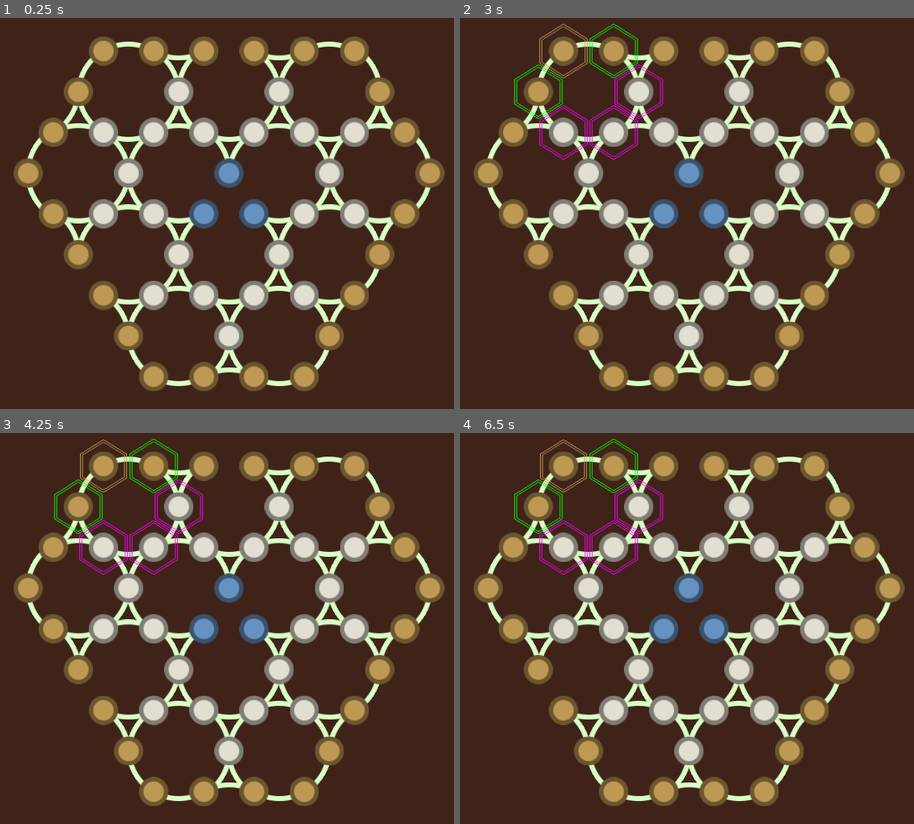
Above: before the commit, frames 1-4 (two rows, left to right).
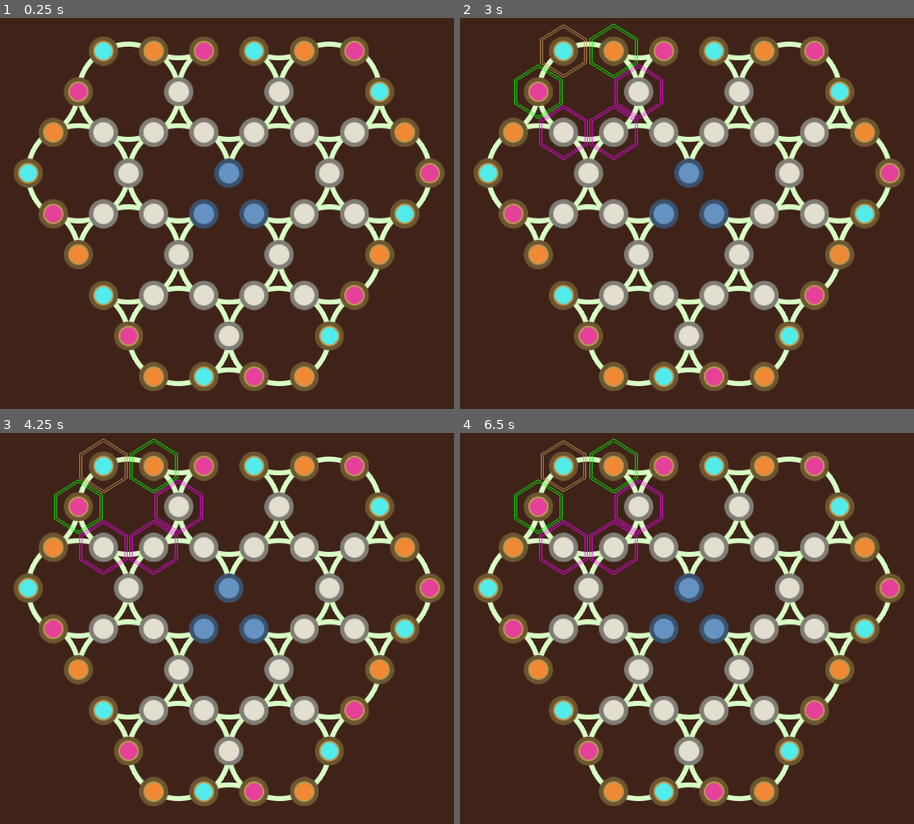
Above: after the commit, the same moments.

Repository: jbbranch9/MANOK
Game: Godot game, scene res://game.tscn
Two runs of this game, one before a commit and one after it. Both use one fixed random seed, a clock stepped at 60 frames per second and the inputs below.
Inputs (mouse positions are in pixels of both pictures, inside the frame that each line leads up to):
- Up to frame 1 (0.25 s): no input
- Up to frame 2 (3 s): tap Enter at 0.5, 2.75 s; move the mouse to (564, 49) at 0.52 s; click (564, 49) at 0.6 s; move the mouse to (614, 49) at 1.27 s; tap Tab (toggle_coordinate_visibility) at 1.35, 2.85 s; click (614, 49) at 1.42 s; tap Space at 2 s; move the mouse to (664, 49) at 2.02 s; click (664, 49) at 2.1 s; move the mouse to (714, 49) at 2.77 s; click (714, 49) at 2.92 s
- Up to frame 3 (4.25 s): tap Space at 3.5 s; move the mouse to (304, 464) at 3.52 s; click (304, 464) at 3.6 s
- Up to frame 4 (6.5 s): move the mouse to (814, 464) at 4.27 s; tap Tab (toggle_coordinate_visibility) at 4.35, 5.85 s; click (814, 464) at 4.42 s; tap Enter at 5 s; move the mouse to (537, 507) at 5.02 s; click (537, 507) at 5.1 s; tap Space at 5.75 s; move the mouse to (637, 507) at 5.77 s; click (637, 507) at 5.92 s

The runs differ from the first frame. In frame 1, 3.2% of the frame differs, in the area x 4-97%, y 6-94%; in frame 2, 3.5%, in the area x 4-97%, y 1-94%; in frame 3, 3.5%; in frame 4, 3.5%.

Commit message:
match_color_to_player func
added func at game instance level that matches a color to its player for that game's settings. This replaced a hard coded color match at the tile level, which was only able to compare to the default colors

Diff:
--- a/cursor.gd
+++ b/cursor.gd
@@ -13,4 +13,3 @@
 
 func _process(delta):
 	position = get_viewport().get_mouse_position()
-	print(mode)
--- a/game.gd
+++ b/game.gd
@@ -12,6 +12,7 @@
 	setup_pieces(3) #set up a 3-player game
 
 	$board.game = self
+	$board.pass_game_reference_to_tiles()
 
 
 func match_color_to_player(color:Color):
@@ -53,6 +54,7 @@
 
 
 func tile_clicked(tile):
+	print(tile.has())
 	if $cursor.mode == "select":
 		if selection == null:
 			select(tile)
--- a/tile.gd
+++ b/tile.gd
@@ -43,23 +43,22 @@
 	var has_pawn = pawn.visible == true
 	var has_carrier = carrier.visible == true
 
-	#get owner from color
-	var owners = {
-		Globals.PALETTE['player_colors']['A']: 'P1',
-		Globals.PALETTE['player_colors']['B']: 'P2',
-		Globals.PALETTE['player_colors']['C']: 'P3',
-	}
 
 	var pawn_owner
 	if has_pawn:
-	 pawn_owner = owners[pawn.modulate]
-	else:
-		pawn_owner = null
+		pawn_owner = game.match_color_to_player(pawn.modulate)
+
+	var carrier_owner
+	if has_carrier:
+		carrier_owner = game.match_color_to_player(carrier.modulate)
+
+
 
 	var output = {
 		'pawn': has_pawn,
 		'carrier': has_carrier,
 		'pawn_owner': pawn_owner,
+		'carrier_owner': carrier_owner,
 	}
 
 	return output
--- a/tile.tscn
+++ b/tile.tscn
@@ -45,13 +45,25 @@
 [node name="flare" type="AnimatedSprite" parent="flare"]
 frames = SubResource( 5 )
 animation = "flare"
+frame = 1
 playing = true
 
 [node name="flare2" type="AnimatedSprite" parent="flare"]
 scale = Vector2( 1.1, 1.1 )
 frames = SubResource( 5 )
 animation = "flare"
+frame = 1
 playing = true
+
+[node name="Sprite" type="Node2D" parent="."]
+scale = Vector2( 1.25, 1.25 )
+
+[node name="fill" type="Sprite" parent="Sprite"]
+texture = ExtResource( 1 )
+
+[node name="frame" type="Sprite" parent="Sprite"]
+modulate = Color( 0.564706, 0.564706, 0.564706, 1 )
+texture = ExtResource( 6 )
 
 [node name="pawn" parent="." instance=ExtResource( 4 )]
 visible = false
@@ -64,14 +76,4 @@
 rotation = 0.523599
 polygon = PoolVector2Array( 32, 0, 16, 27.7, -16, 27.7, -32, 0, -16, -27.7, 16, -27.7 )
 
-[node name="Sprite" type="Node2D" parent="."]
-scale = Vector2( 1.25, 1.25 )
-
-[node name="fill" type="Sprite" parent="Sprite"]
-texture = ExtResource( 1 )
-
-[node name="frame" type="Sprite" parent="Sprite"]
-modulate = Color( 0.564706, 0.564706, 0.564706, 1 )
-texture = ExtResource( 6 )
-
 [connection signal="input_event" from="." to="." method="_on_tile_input_event"]
